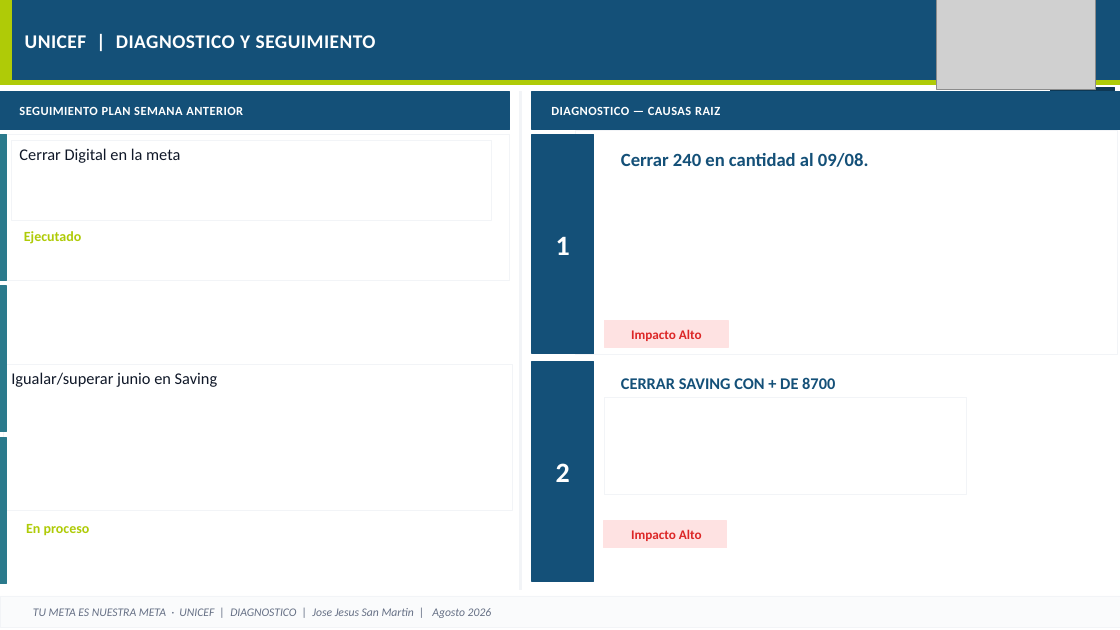
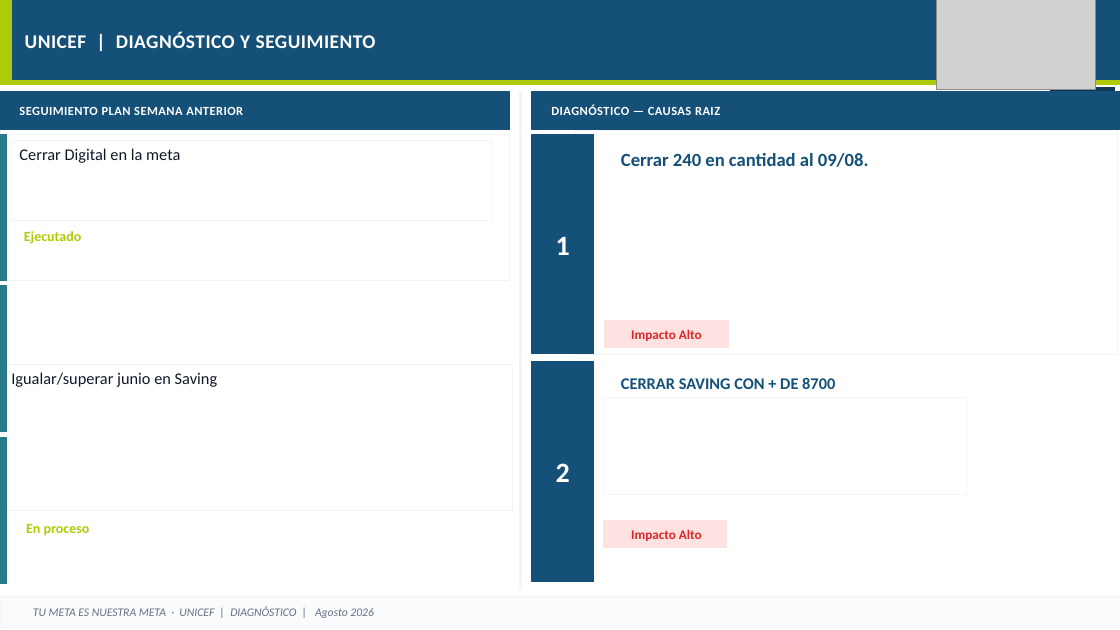
Before and after one commit to piere0405/streamlit_app, a slide deck: slide 64 of plantilla_campanias.pptx. Drawn at 1120x630 pixels with LibreOffice and Linux fonts; fonts in the diff are those of the drawing; grey boxes stand for pictures. Boxes give left, top, right and bottom in pixels: in the first picture for what was removed or moved away, otherwise in the second. Text is boxed around its words. In the diff, an @@ line names an element or a change of style, - is before the commit and + after.

```diff
--- a/plantilla_campanias.pptx
+++ b/plantilla_campanias.pptx
@@ text at <box>25,32,376,48</box>: text changed @@
-UNICEF | DIAGNOSTICO Y SEGUIMIENTO
+UNICEF | DIAGNÓSTICO Y SEGUIMIENTO
@@ text at <box>551,105,720,115</box>: text changed @@
-DIAGNOSTICO — CAUSAS RAIZ
+DIAGNÓSTICO — CAUSAS RAIZ
@@ text at <box>33,606,374,618</box>: text changed @@
-TU META ES NUESTRA META · UNICEF | DIAGNOSTICO | Jose Jesus San Martin | Agosto 2026
+TU META ES NUESTRA META · UNICEF | DIAGNÓSTICO | Agosto 2026
```
Also in this commit, not shown: 54 other slides changed, 1 other file.
